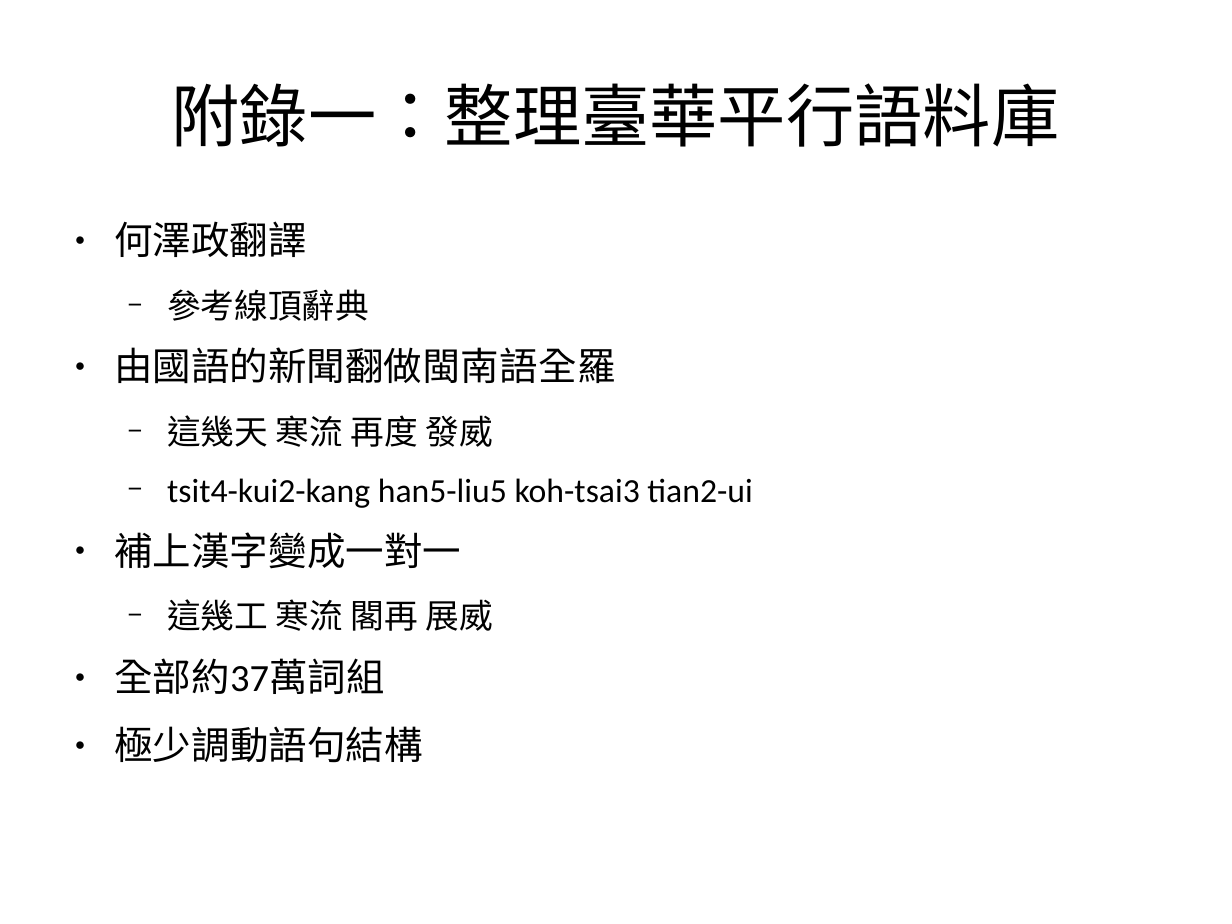
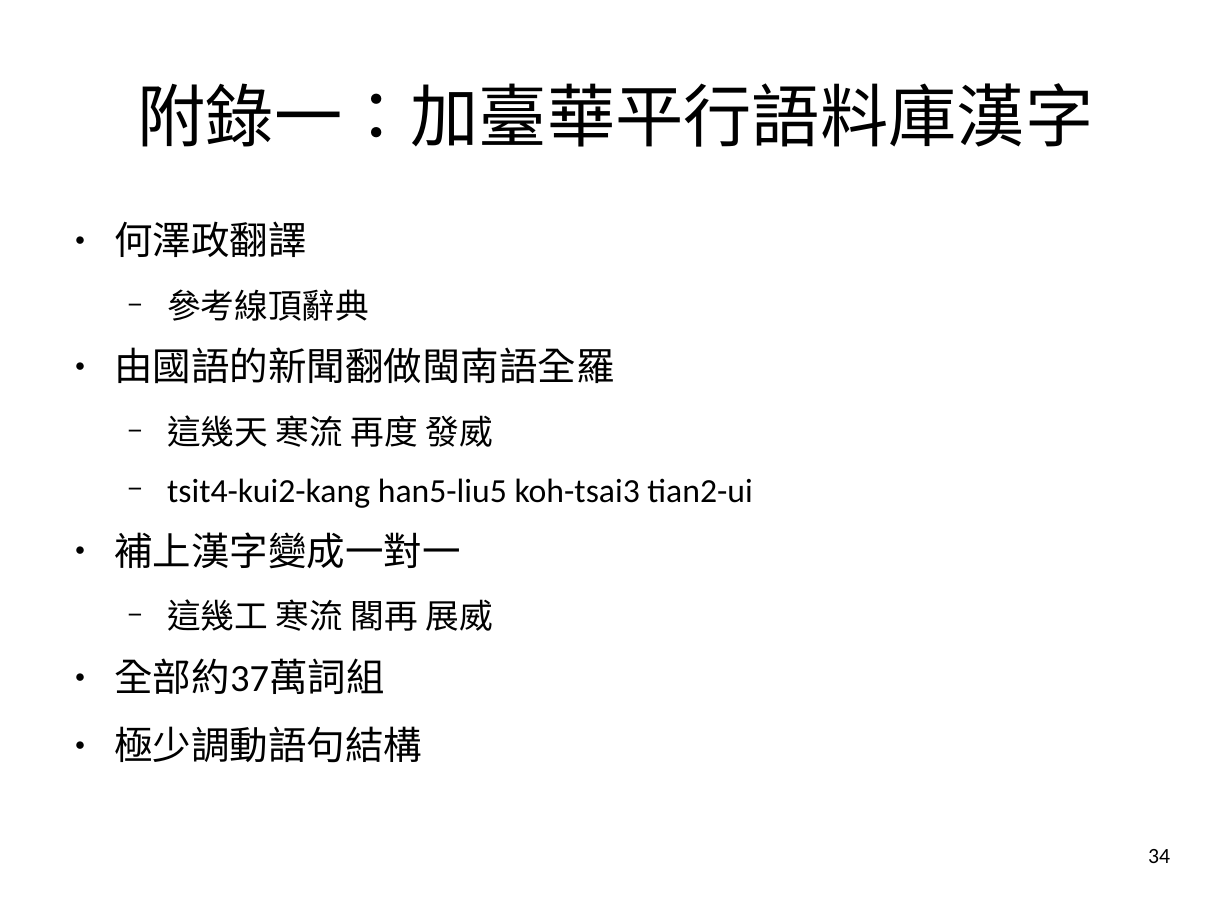
Before and after one commit to sih4sing5hong5/po3-ko3_tau5-iann2-phinn3, a slide deck: slide 34 of 翻譯報告.odp. Drawn at 1232x924 pixels with LibreOffice and Linux fonts; fonts in the diff are those of the drawing. Boxes give left, top, right and bottom in pixels: in the first picture for what was removed or moved away, otherwise in the second. Text is boxed around its words. In the diff, an @@ line names an element or a change of style, - is before the commit and + after.

Commit message:
加附錄大綱 丞宏

```diff
--- a/翻譯報告.odp
+++ b/翻譯報告.odp
@@ title at bbox=[137, 83, 1093, 147]: text changed @@
-附錄一：整理臺華平行語料庫
+附錄一：加臺華平行語料庫漢字
@@ page number added at bbox=[1148, 849, 1170, 863], 14 pt, text #000000 @@
+34
```
Also in this commit, not shown: 64 other slides changed.
